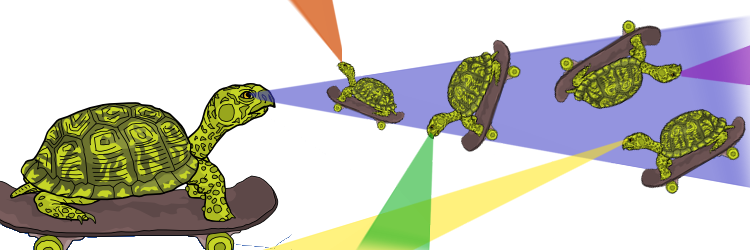
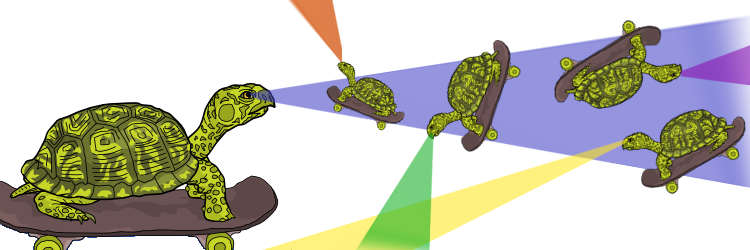
Layer changes from the first 750 x 250 image to the second:
painted on "Background" over [236, 234, 292, 249]
